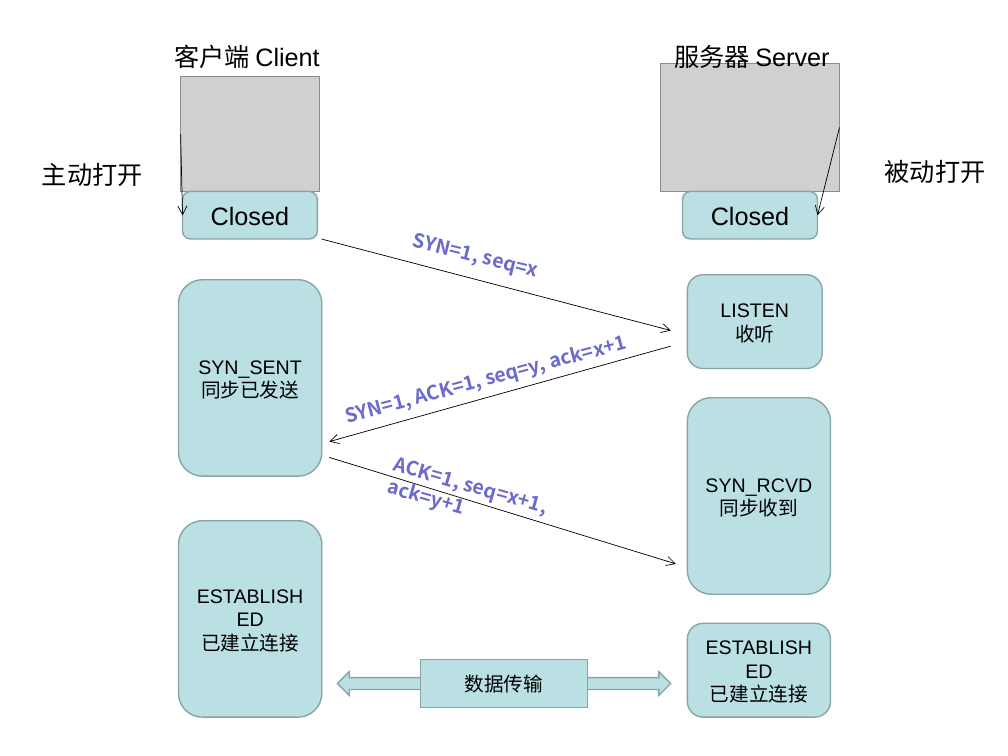
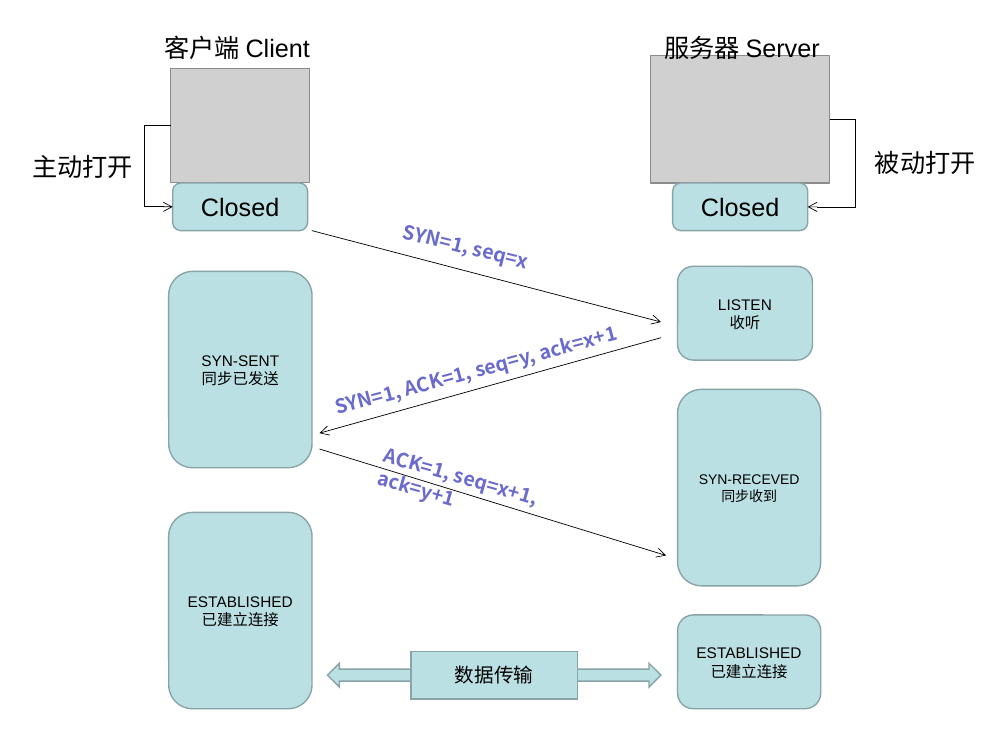
Before and after one commit to Moon-Future/blog, a slide deck: slide 1 of images/image.ppt. Drawn at 1008x756 pixels with LibreOffice and Linux fonts; fonts in the diff are those of the drawing; grey boxes stand for pictures. Boxes give left, top, right and bottom in pixels: in the first picture for what was removed or moved away, otherwise in the second. Text is boxed around its words. In the diff, an @@ line names an element or a change of style, - is before the commit and + after.

```diff
--- a/images/image.ppt
+++ b/images/image.ppt
@@ elbow arrow added from (830, 119) to (807, 207), #000000 0.51 pt @@
@@ elbow arrow added from (170, 126) to (172, 207), #000000 0.51 pt @@
@@ arrow removed from (180, 134) to (182, 216) @@
@@ arrow removed from (840, 128) to (817, 216) @@
@@ size 14 to 11 pt in 3 elements at [677,615,821,709], [168,512,311,709], [677,266,812,360] @@
@@ text in freeform shape at [201,355,279,366]: text changed; size 14 to 11 pt @@
-SYN_SENT
+SYN-SENT
@@ text in freeform shape at [202,371,279,386]: size 14 to 11 pt in "同步已发送" @@
@@ 7 texts, 4 rounded rectangles, 3 freeform shapes, 3 arrows, 2 pictures, 1 rectangle, 1 left right arrow: place and size @@
-7 texts, 4 rounded rectangles, 3 freeform shapes, 3 arrows, 2 pictures, 1 rectangle, 1 left right arrow at [42,40,986,718]
+7 texts, 4 rounded rectangles, 3 freeform shapes, 3 arrows, 2 pictures, 1 rectangle, 1 left right arrow at [32,32,976,709]
@@ text in freeform shape at [699,474,800,484]: text changed; size 14 to 10 pt @@
-SYN_RCVD
+SYN-RECEVED
@@ text in freeform shape at [721,489,777,502]: size 14 to 10 pt in "同步收到" @@
@@ left right arrow at [328,663,661,687]: proportions changed @@
```
Also in this commit, not shown: 3 other files.
